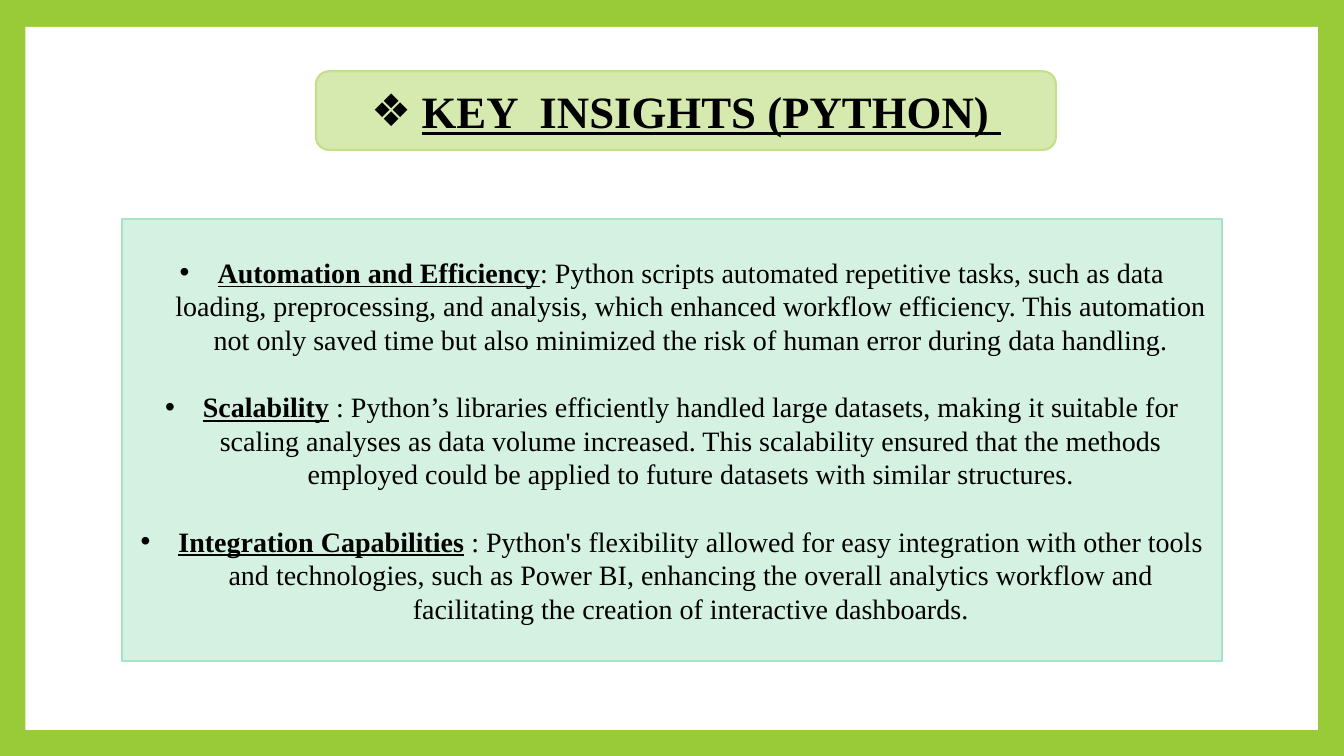
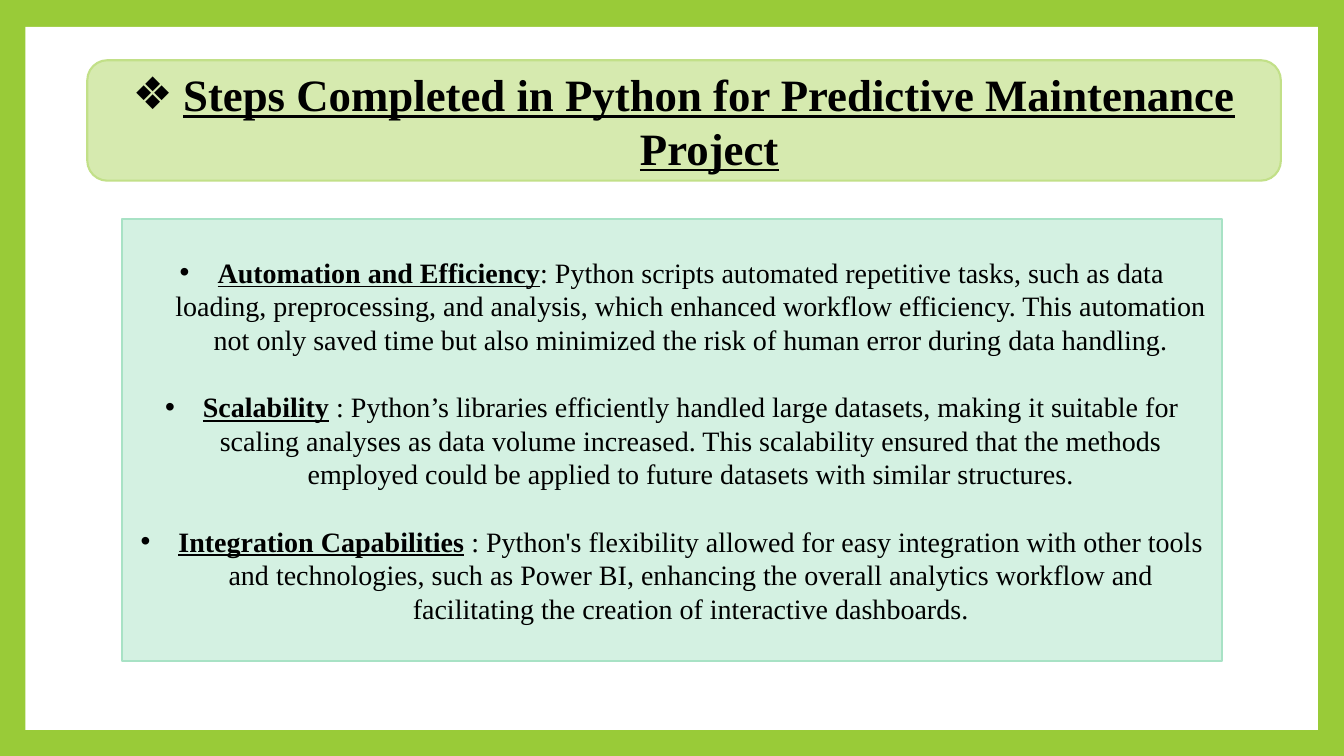
Before and after one commit to khushichhabra26/Project-1-verve-bridge, a slide deck: slide 8 of Project.pptx. Drawn at 1344x756 pixels with LibreOffice and Linux fonts; fonts in the diff are those of the drawing. Boxes give left, top, right and bottom in pixels: in the first picture for what was removed or moved away, otherwise in the second. Text is boxed around its words. In the diff, an @@ line names an element or a change of style, - is before the commit and + after.

```diff
--- a/Project.pptx
+++ b/Project.pptx
@@ rounded rectangle added at <box>88,60,1281,181</box>, fill #D6EAAF, outline #C2E088 1.5 pt, 32 pt, text #000000, bold, underline @@
+❖ Steps Completed in Python for Predictive Maintenance Project
@@ rounded rectangle removed at <box>316,72,1056,150</box> @@
-❖ KEY INSIGHTS (PYTHON)
```
Also in this commit, not shown: 1 other slide changed.
